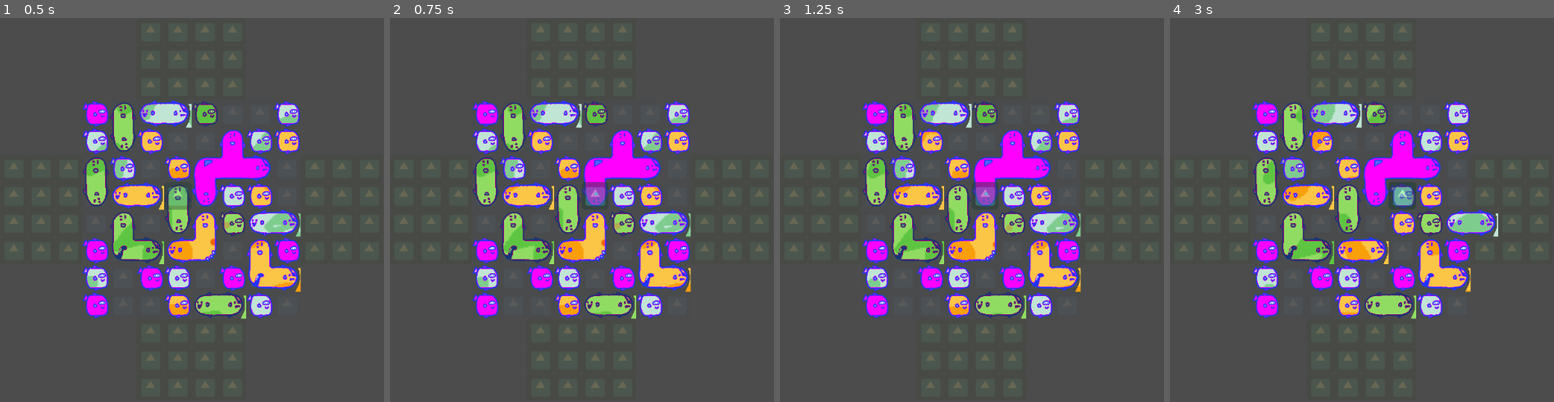
Above: before the commit, frames 1-4 (left to right).
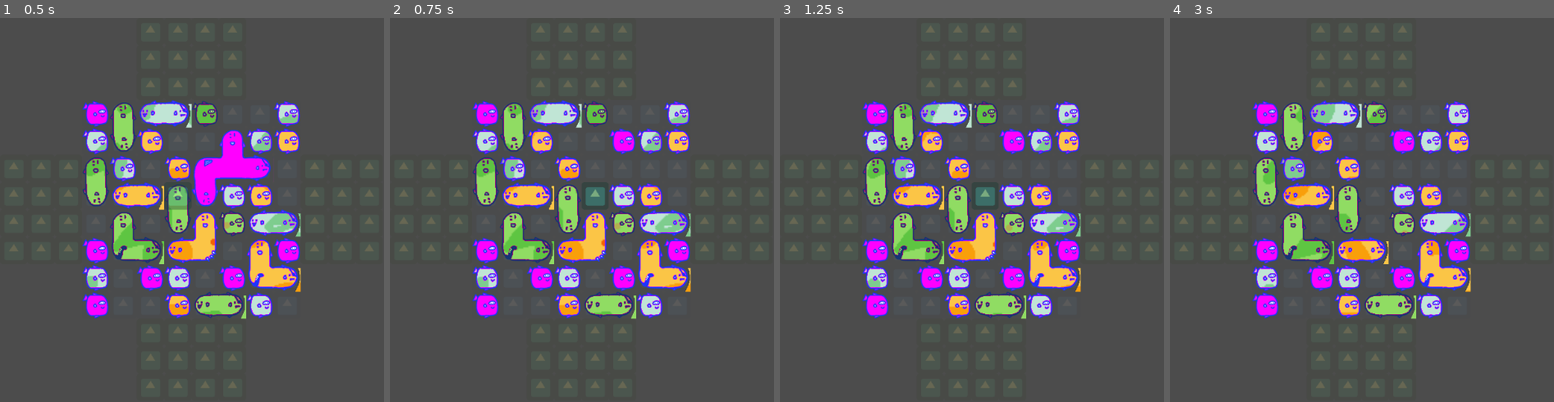
Above: after the commit, the same moments.

Repository: amckendry2/sokoban-cargo
Game: Godot game, scene res://Scenes/Docks.tscn
The game is run twice, just before and just after one commit, with the same random seed, the same clock (stepped at 60 frames per second) and the same inputs. The engine's default icon, where the game draws it, is replaced by a stand-in: a white triangle on a blue panel in a dark square.
Inputs:
- Up to frame 1 (0.5 s): no input
- Up to frame 2 (0.75 s): hold D (move_right) from 0.53 s (still down); tap E (delete_block, bound only after the commit) at 0.6 s
- Up to frame 3 (1.25 s): keep holding D (move_right)
- Up to frame 4 (3 s): release D (move_right) at 1.28 s; hold S (move_down) 1.28-2.03 s; tap Space (select_block) at 1.35, 2.75 s; tap E (delete_block, bound only after the commit) at 1.55, 2.1, 2.85 s; tap Enter at 2 s; hold D (move_right) 2.03-2.78 s; hold W (move_up) from 2.78 s (still down)

Frame 1 is identical in both runs. In frame 2, 1.8% of the frame differs, in the area x 50-71%, y 28-50%; in frame 3, 1.8%; in frame 4, 3.7%, in the area x 49-86%, y 28-58%.

Commit message:
added delete block button

Diff:
--- a/Scripts/BlockGrid.gd
+++ b/Scripts/BlockGrid.gd
@@ -57,6 +57,12 @@
 	next_block_state = BlockLogic.fuseBlocks(block_state)
 	update_state()
 
+func delete_block(coord: Vector2):
+	var block_to_delete = BlockLogic.findBlockAtPosition(coord, block_state)["foundBlock"]
+	block_state.erase(block_to_delete)
+	next_block_state = block_state
+	update_state()
+
 func move_blocks(moved_blocks: Dictionary, new_state: Dictionary, direction):
 	var cleared_blocks_by_color = BlockLogic.partitionTilesByColor(moved_blocks)
 	$RedGrid.clear_blocks(cleared_blocks_by_color["redBlocks"])
--- a/Scripts/Docks.gd
+++ b/Scripts/Docks.gd
@@ -46,7 +46,9 @@
 			else:
 				if ($BlockGrid.get_block_at_cursor(cursor_pos)):
 					start_selection()
-
+		elif(Input.is_action_just_pressed("delete_block")):
+			if($BlockGrid.get_block_at_cursor(cursor_pos)):
+				$BlockGrid.delete_block(cursor_pos)
 func start_selection():
 	selected = true
 	$SelectionGrid.hide()
--- a/project.godot
+++ b/project.godot
@@ -77,6 +77,11 @@
 "events": [ Object(InputEventKey,"resource_local_to_scene":false,"resource_name":"","device":0,"alt":false,"shift":false,"control":false,"meta":false,"command":false,"pressed":false,"scancode":0,"physical_scancode":32,"unicode":0,"echo":false,"script":null)
  ]
 }
+delete_block={
+"deadzone": 0.5,
+"events": [ Object(InputEventKey,"resource_local_to_scene":false,"resource_name":"","device":0,"alt":false,"shift":false,"control":false,"meta":false,"command":false,"pressed":false,"scancode":0,"physical_scancode":69,"unicode":0,"echo":false,"script":null)
+ ]
+}
 
 [physics]
 
